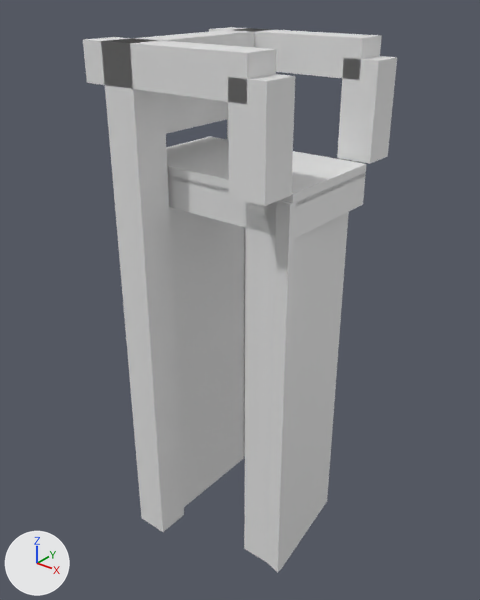
What one commit did to the glTF model models/alkmaar/alkmaar-brug-8abeacd5-39/alkmaar-brug-8abeacd5-39.glb.
The view is the same before and after, from a 50 mm camera at (9.86, -12.54, 4.62) aimed at (-0.15, -0.02, -3.14). The lights are fixed; the arrows at lower left show +X, +Y and +Z. The picture after the commit comes second.

Objects in the first picture: 'building:balans', 'building:balans 2', 'building:contragewicht', 'building:hamei 2', 'building:hangstang', 'building:hangstang 2', 'building:portaal', 'road:dek', 'road:landhoofd (aangenomen)', 'road:landhoofd (aangenomen) 2', 'road:voetpad' and 1 more.
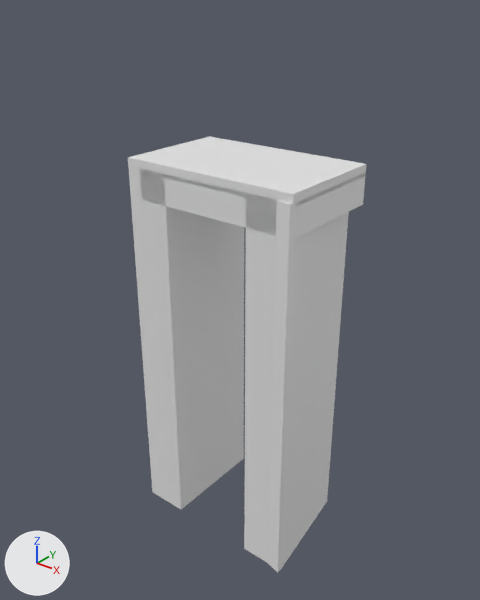
Boxes [x1, y1, x2, y2] around the edits, measured in the pictures (480 x 600 px):
```json
{"object": "building:hamei 2", "change": "deleted", "before": [101, 38, 184, 532]}
{"object": "building:balans 2", "change": "deleted", "before": [83, 37, 277, 104]}
{"object": "building:hangstang 2", "change": "deleted", "before": [228, 74, 295, 206]}
{"object": "building:hangstang", "change": "deleted", "before": [337, 56, 397, 164]}
{"object": "building:balans", "change": "deleted", "before": [209, 27, 382, 80]}
{"object": "building:contragewicht", "change": "deleted", "before": [164, 93, 228, 134]}
{"object": "building:portaal", "change": "deleted", "before": [132, 29, 258, 47]}
```

Edits to the scene script, one JSON object a line:
```json
{"op": "remove", "block": "ob_building_hamei_2", "code": ["ob_building_hamei_2 = bpy.data.objects.new('building:hamei 2', me_hamei_2)", "ob_building_hamei_2.location = (0.0, 0.0, 0.0)"]}
{"op": "remove", "block": "ob_building_portaal", "code": ["ob_building_portaal = bpy.data.objects.new('building:portaal', me_portaal)", "ob_building_portaal.location = (0.0, 0.0, 0.0)"]}
{"op": "remove", "block": "ob_building_balans", "code": ["ob_building_balans = bpy.data.objects.new('building:balans', me_balans)", "ob_building_balans.location = (0.0, 0.0, 0.0)"]}
{"op": "remove", "block": "ob_building_hangstang", "code": ["ob_building_hangstang = bpy.data.objects.new('building:hangstang', me_hangstang)", "ob_building_hangstang.location = (0.0, 0.0, 0.0)"]}
{"op": "remove", "block": "ob_building_balans_2", "code": ["ob_building_balans_2 = bpy.data.objects.new('building:balans 2', me_balans_2)", "ob_building_balans_2.location = (0.0, 0.0, 0.0)"]}
{"op": "remove", "block": "ob_building_hangstang_2", "code": ["ob_building_hangstang_2 = bpy.data.objects.new('building:hangstang 2', me_hangstang_2)", "ob_building_hangstang_2.location = (0.0, 0.0, 0.0)"]}
{"op": "remove", "block": "ob_building_contragewicht", "code": ["ob_building_contragewicht = bpy.data.objects.new('building:contragewicht', me_contragewicht)", "ob_building_contragewicht.location = (0.0, 0.0, 0.0)"]}
```
